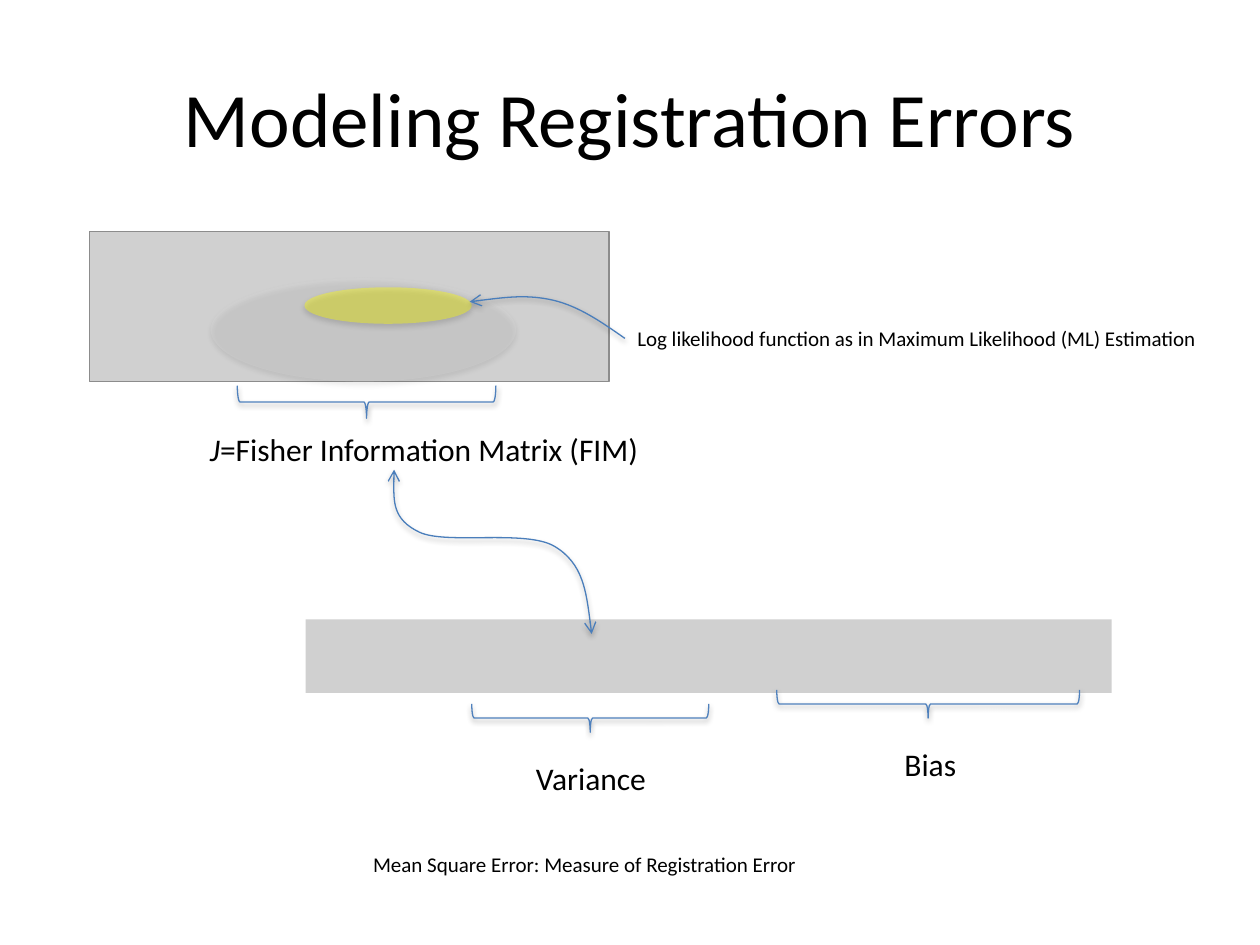
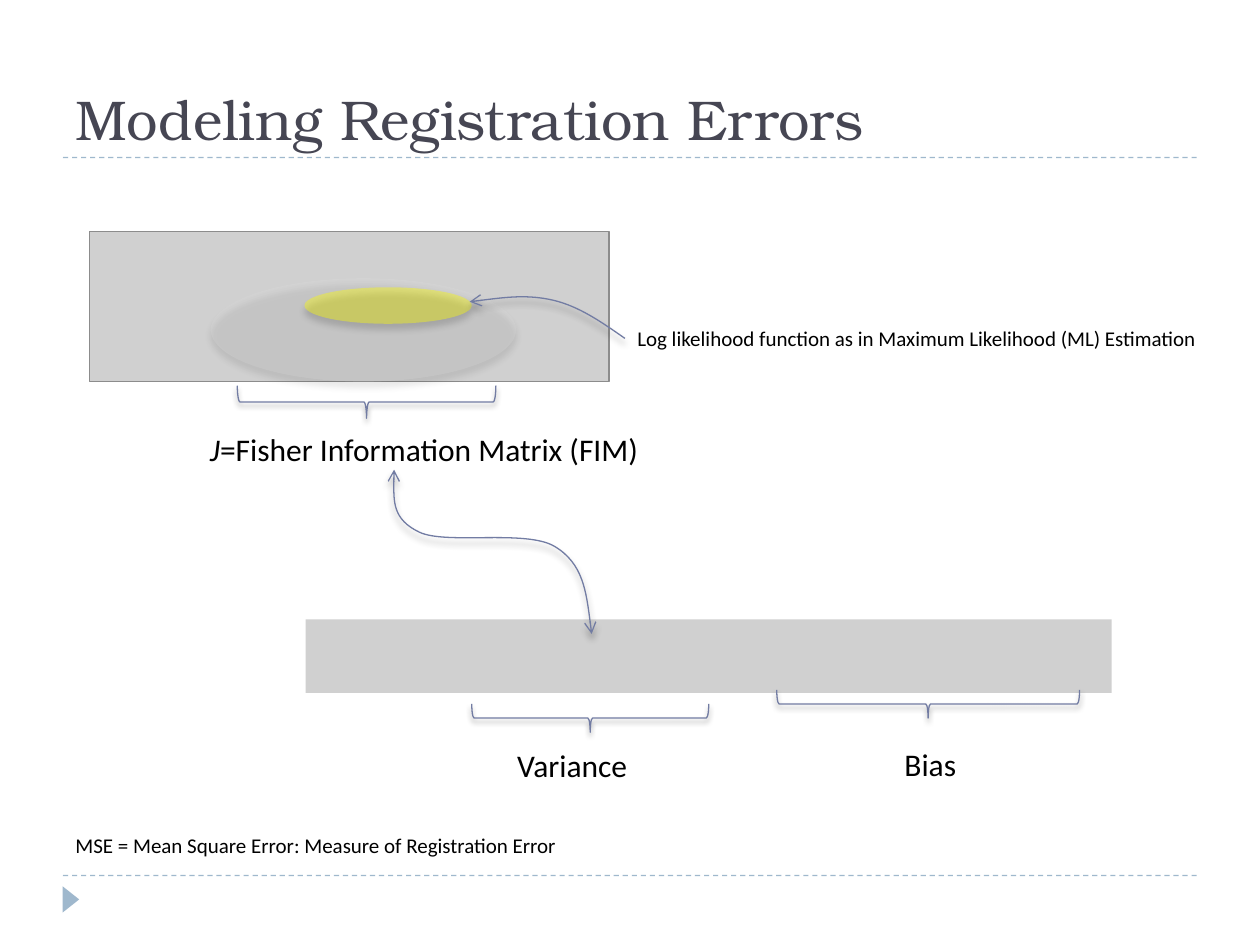
Before and after one commit to josh-gleason/CS679, a slide deck: slide 9 of Presentation/CS679Presentation2.pptx. Drawn at 1260x945 pixels with LibreOffice and Linux fonts; fonts in the diff are those of the drawing; grey boxes stand for pictures. Boxes give left, top, right and bottom in pixels: in the first picture for what was removed or moved away, otherwise in the second. Text is boxed around its words. In the diff, an @@ line names an element or a change of style, - is before the commit and + after.

```diff
--- a/Presentation/CS679Presentation2.pptx
+++ b/Presentation/CS679Presentation2.pptx
@@ title "Modeling Registration Errors" at [75,100,864,153]: size 44 to 32 pt, font Calibri to TeX Gyre Bonum, text colour #000000 to #464653; alignment centre to left; vertical alignment middle to bottom @@
@@ line added from (63, 158) to (1197, 158), #9FB8CD 0.75 pt dashed @@
@@ ellipse at [210,278,515,382]: shadow changed @@
@@ ellipse at [305,287,472,324]: shadow changed @@
@@ freeform shape at [470,297,625,339]: outline #4B7EBC 0.75 pt to #727CA3 0.75 pt; shadow changed @@
@@ freeform shape at [394,470,592,634]: outline #4B7EBC 0.75 pt to #727CA3 0.75 pt; shadow changed @@
@@ outline #4F81BD 0.75 pt to #727CA3 0.75 pt; shadow changed in 3 elements at [238,385,496,418], [776,689,1079,717], [471,704,708,732] @@
@@ text "Variance": place and size @@
-text "Variance" at [536,768,646,791]
+text "Variance" at [517,755,627,778]
@@ text at [75,838,556,857]: text changed @@
-Mean Square Error: Measure of Registration Error
+MSE = Mean Square Error: Measure of Registration Error
@@ line added from (63, 876) to (1197, 876), #9FB8CD 0.75 pt dashed @@
@@ triangle added at [63,886,79,912], fill #9FB8CD @@
```
Also in this commit, not shown: 12 other slides changed, 1 slide added, 1 slide removed.
